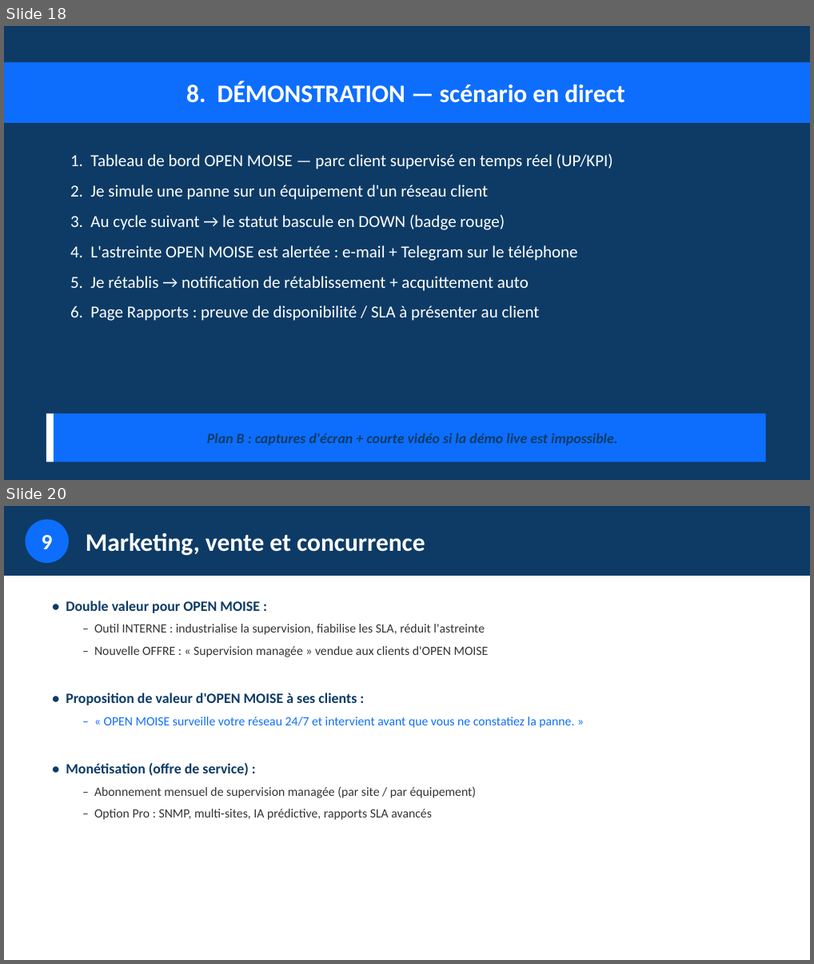
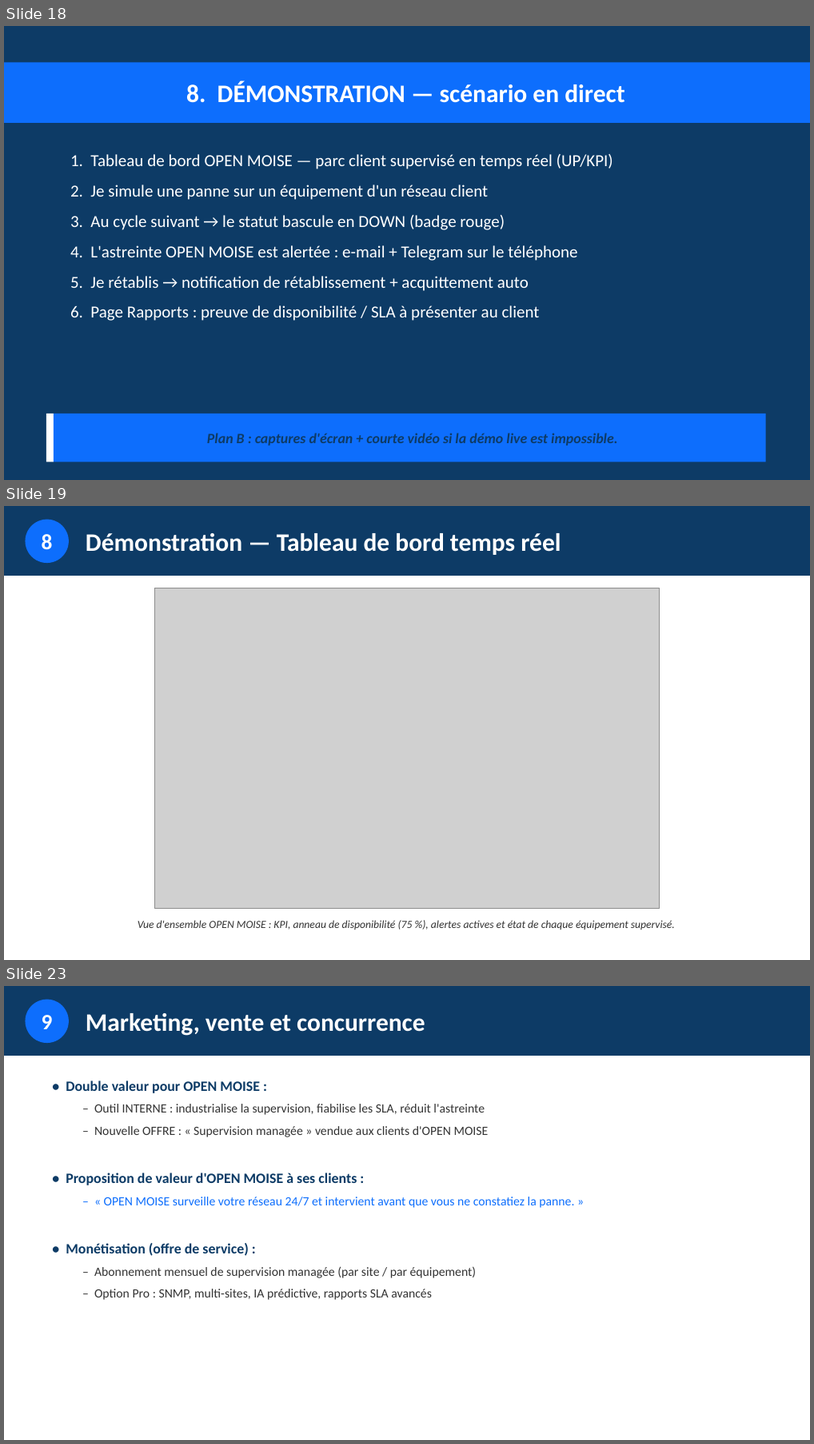
Before and after one commit to esperanceykouassi-bit/Supervision-reseau, a slide deck: soutenance/presentation-projet.pptx. Shown one above the other, each under a label of ours: slides 18 and 20 before the commit, slides 18, 19 and 23 after it; the slides between them are not shown. The pictures are 814x964 and 814x1444 pixels, drawn with LibreOffice and Linux fonts; fonts in the diff are those of the drawing; grey boxes stand for pictures. Boxes give left, top, right and bottom in pixels: in the first picture for what was removed or moved away, otherwise in the second. Text is boxed around its words. In the diff, an @@ line names an element or a change of style, - is before the commit and + after.

```diff
--- a/soutenance/presentation-projet.pptx
+++ b/soutenance/presentation-projet.pptx
@@ slide 19 added at <box>4,506,810,960</box>, background #FFFFFF @@
@@ rectangle added at <box>4,506,810,576</box>, fill #0D3B66 @@
@@ ellipse added at <box>25,520,69,563</box>, fill #0D6EFD, 26 pt, text #FFFFFF, bold @@
+8
@@ text added at <box>86,533,561,555</box>, 30 pt, text #FFFFFF, bold @@
+Démonstration — Tableau de bord temps réel
@@ picture added at <box>155,588,660,908</box> @@
@@ text added at <box>138,920,675,929</box>, 13 pt, text #333333, italic @@
+Vue d'ensemble OPEN MOISE : KPI, anneau de disponibilité (75 %), alertes actives et état de chaque équipement supervisé.
@@ what was slide 20 is now slide 23 @@
```
Also in this commit, not shown: 1 slide changed, 2 other slides added, 7 other files.
